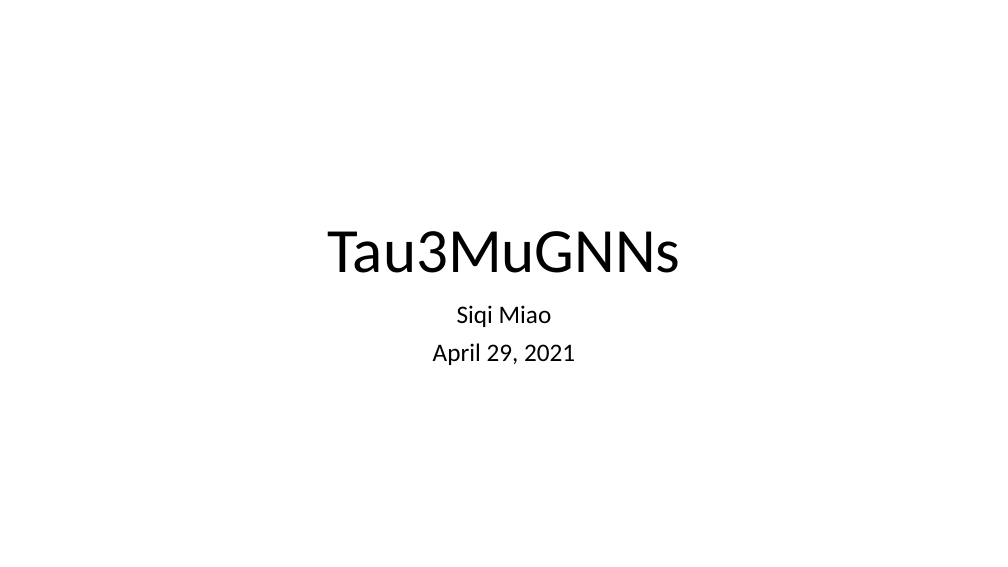
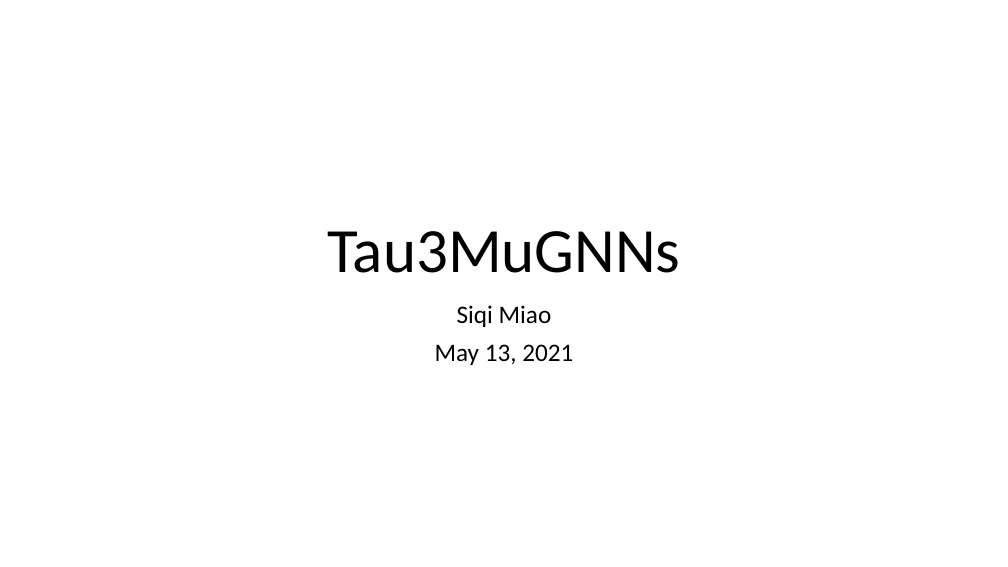
Before and after one commit to ekoenig4/Tau3MuGNNs, a slide deck: slide 1 of Tau3MuGNNs.pptx. Drawn at 1008x567 pixels with LibreOffice and Linux fonts; fonts in the diff are those of the drawing. Boxes give left, top, right and bottom in pixels: in the first picture for what was removed or moved away, otherwise in the second. Text is boxed around its words. In the diff, an @@ line names an element or a change of style, - is before the commit and + after.

```diff
--- a/Tau3MuGNNs.pptx
+++ b/Tau3MuGNNs.pptx
@@ subtitle at [435,344,573,365]: text changed @@
-April 29, 2021
+May 13, 2021
```
Also in this commit, not shown: 5 other slides changed, 7 slides added, 4 slides removed, 7 other files.
